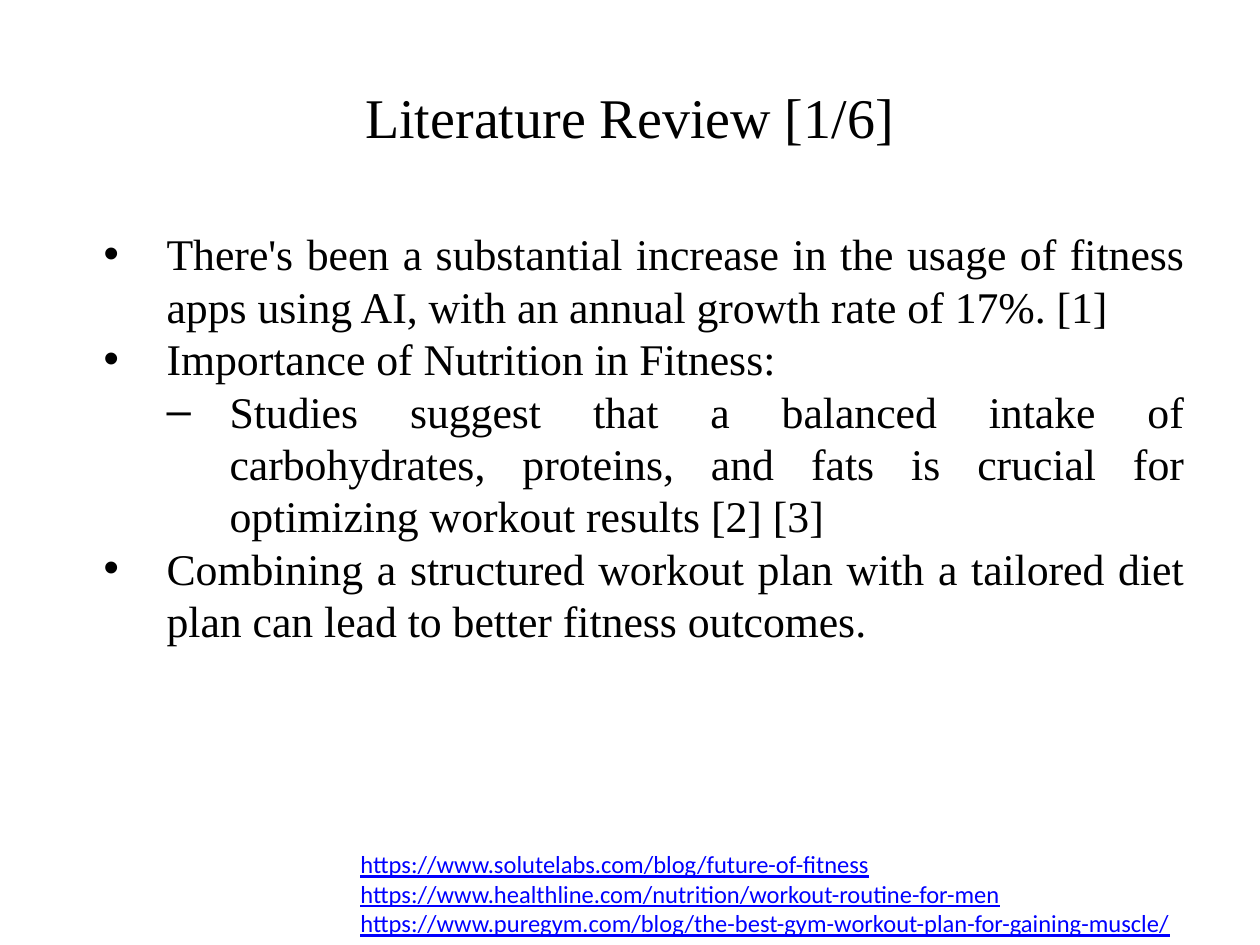
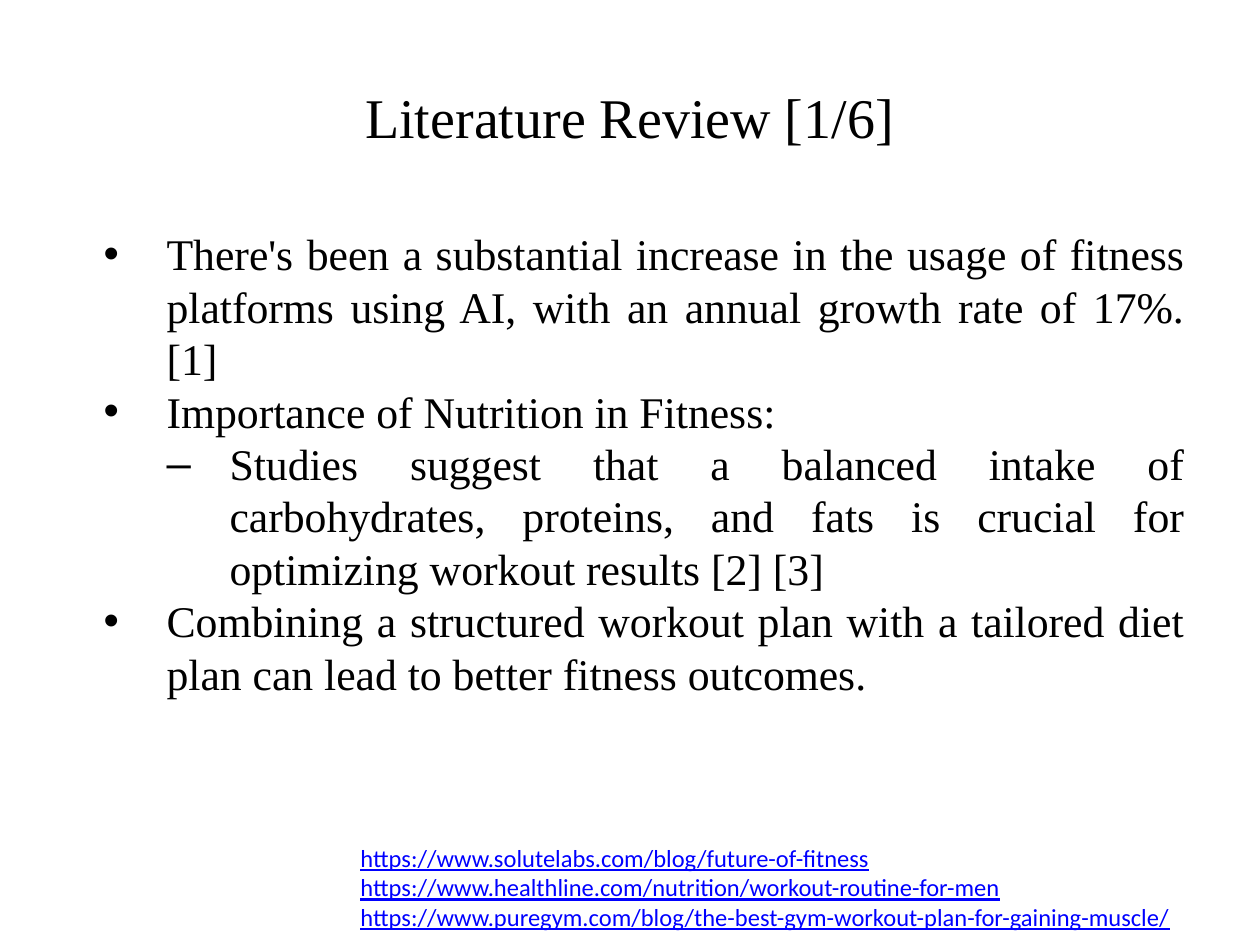
Before and after one commit to pandistic-zain/Fitnesstan--FYP, a slide deck: slide 8 of fitnesstan-documentation/FItnessstan_Final Presentation_Part 2.pptx. Drawn at 1260x945 pixels with LibreOffice and Linux fonts; fonts in the diff are those of the drawing; background and template pictures are left out. Boxes give left, top, right and bottom in pixels: in the first picture for what was removed or moved away, otherwise in the second. Text is boxed around its words. In the diff, an @@ line names an element or a change of style, - is before the commit and + after.

```diff
--- a/fitnesstan-documentation/FItnessstan_Final Presentation_Part 2.pptx
+++ b/fitnesstan-documentation/FItnessstan_Final Presentation_Part 2.pptx
@@ text at bbox=[167, 239, 1184, 381]: text changed @@
-• There's been a substantial increase in the usage of fitness apps using AI, with an annual growth rate of 17%. [1]
+• There's been a substantial increase in the usage of fitness platforms using AI, with an annual growth rate of 17%. [1]
@@ text "[1] https://www.solutelabs.com/blog/future-of-fitness": place and size @@
-text "[1] https://www.solutelabs.com/blog/future-of-fitness" at bbox=[360, 856, 1168, 937]
+text "[1] https://www.solutelabs.com/blog/future-of-fitness" at bbox=[360, 850, 1168, 931]
```
Also in this commit, not shown: 13 other slides changed, 2 slides added, 2 slides removed.
